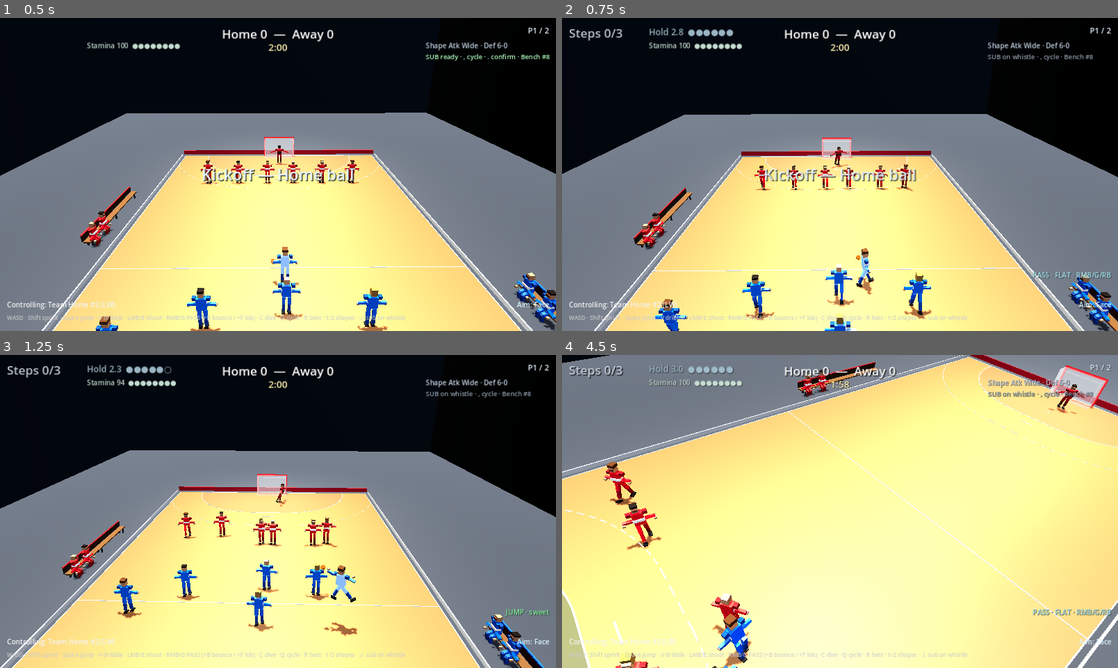
Above: before the commit, frames 1-4 (two rows, left to right).
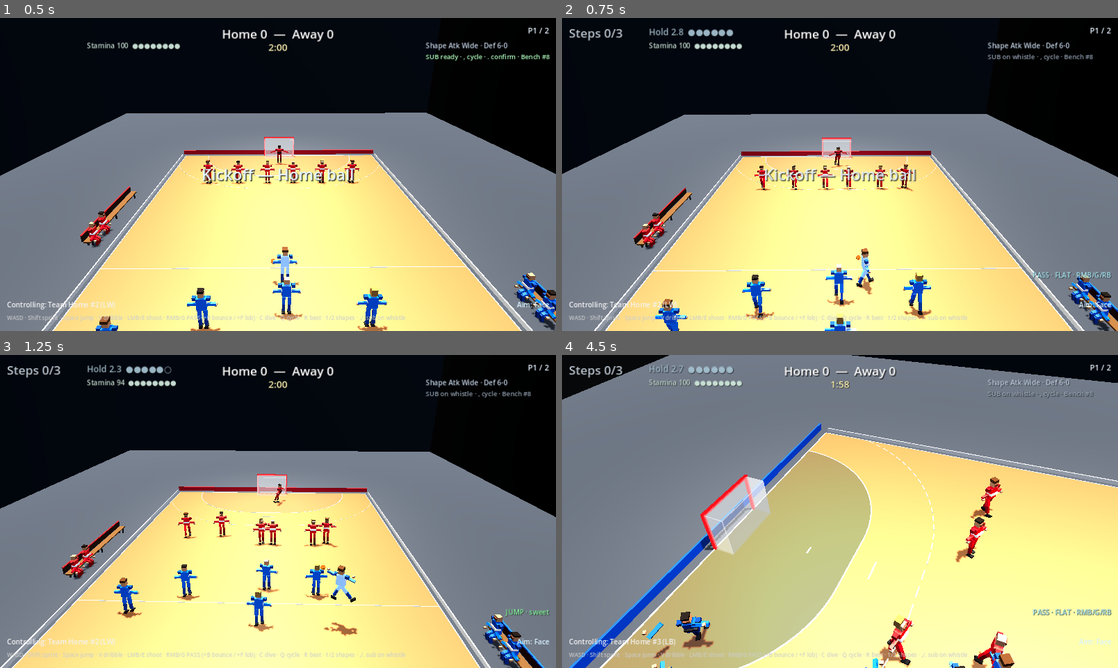
Above: after the commit, the same moments.

Repository: mariov98/my-handball
Game: Godot game, scene res://scenes/match/match.tscn
Two runs of this game, one before a commit and one after it. Both use one fixed random seed, a clock stepped at 60 frames per second and the inputs below.
Inputs (mouse positions are in pixels of both pictures, inside the frame that each line leads up to):
- Up to frame 1 (0.5 s): no input
- Up to frame 2 (0.75 s): tap Enter at 0.5 s; move the mouse to (962, 158) at 0.52 s; hold D (move_right) from 0.53 s (still down); hold Ctrl (dive) from 0.53 s (still down)
- Up to frame 3 (1.25 s): keep holding D (move_right); keep holding Ctrl (dive); tap Space (jump) at 0.77, 1.07 s; tap F (lob) at 0.8 s
- Up to frame 4 (4.5 s): move the mouse to (728, 527) at 1.27 s; release D (move_right) at 1.28 s; release Ctrl (dive) at 1.28 s; hold S (move_back) 1.28-2.03 s; tap F (lob) at 1.35, 3.8 s; tap Space (jump) at 1.52, 1.82, 2.3, 2.85, 3.02, 3.32, 3.77, 4.07 s; click (728, 527) at 1.55 s; move the mouse to (895, 442) at 2.02 s; press the mouse at (895, 442) at 2.03 s; hold D (move_right) 2.03-2.78 s; move the mouse to (812, 574) at 2.77 s; release the mouse at (812, 574) at 2.78 s; hold W (move_forward) 2.78-3.53 s; tap Ctrl (dive) at 3.05 s; move the mouse to (1006, 558) at 3.52 s; hold B (bounce_pass) 3.53-4.28 s; hold A (move_left) from 3.53 s (still down); move the mouse to (673, 464) at 4.27 s; tap Page Down (camera_height_down) at 4.35 s

Frame 1 is identical in both runs. In frame 2, less than 0.1% of the frame differs, in the area x 48-52%, y 41-48%; in frame 3, less than 0.1%; in frame 4, 72%, in the area x 0-100%, y 0-100%.

Commit message:
Improve AI pressure outlets, contest windows, and GK shot-line cover.
Under mark, prefer clear forward/side passes over contested holds; arm a readable free-ball contest window without teleport steals; tighten GK angle cut and set facing so the body covers the shot line. Smoke covers the three R8.1 credibility checks.

Co-authored-by: mariov98 <mariov98@users.noreply.github.com>

Diff:
--- a/scripts/player.gd
+++ b/scripts/player.gd
@@ -42,6 +42,7 @@
 
 # AI tuning — pressure on defense, beatable on the break.
 # Core-loop feel: open 9 m / crease shots; pass under pressure; avoid stall back-passes.
+# AI credibility: pressure outlets, readable contest windows, GK shot-line cover.
 const AI_CHASE_SPEED_SCALE := 0.88
 const AI_BLOCK_SPEED_SCALE := 0.92
 const AI_ATTACK_SPEED_SCALE := 0.84
@@ -61,6 +62,14 @@
 const AI_POSSESSION_FORCE_S := 3.6
 ## Only circulate when this far from the attacked goal (was 8.5 — stalled 9 m looks).
 const AI_CIRCULATE_DIST := 12.0
+## Readable contest window while marking / closing out (not a teleport steal).
+const AI_CONTEST_WINDOW_S := 0.62
+const AI_CONTEST_CLOSE_M := 4.2
+## Contested free-ball age windows (shot vs pass) — tips only while block_ready.
+const CONTEST_SHOT_AGE_MS := 1300
+const CONTEST_PASS_AGE_MS := 900
+## Lane openness below this under pressure → treat as contested hold (prefer other outlet).
+const AI_PRESSURE_LANE_MIN := 0.40
 
 # Phase 3 GK dive
 const DIVE_DURATION := 0.55
@@ -70,6 +79,8 @@
 const GK_LATERAL_BOOST := 1.18
 const AI_DIVE_REACT_DIST := 11.5
 const AI_DIVE_MIN_BALL_SPEED := 7.0
+## Mild near-post shade — keep body on the shot line (credibility).
+const GK_NEAR_POST_BIAS := 0.22
 ## Phase F: catch settle (brief move penalty) + GK outlet delay.
 const CATCH_SETTLE_S := 0.38
 const CATCH_SETTLE_SPEED := 0.52
@@ -398,6 +409,23 @@
 	if planar.length() > FACE_THRESHOLD and not diving and _js_plant_t <= 0.0 and not fake_active:
 		var target_yaw := atan2(planar.x, planar.z)
 		rotation.y = lerp_angle(rotation.y, target_yaw, 1.0 - exp(-12.0 * delta))
+	elif (
+		is_goalkeeper
+		and not diving
+		and not on_bench
+		and not excluded
+		and match_ball != null
+		and planar.length() <= FACE_THRESHOLD
+	):
+		# Set GK faces the threat so the body covers the shot line.
+		var threat_look: Vector3 = match_ball.global_position
+		if match_ball.carrier != null and match_ball.carrier.team_id != team_id:
+			threat_look = match_ball.carrier.global_position
+		var look: Vector3 = threat_look - global_position
+		look.y = 0.0
+		if look.length_squared() > 0.25:
+			var face_yaw := atan2(look.x, look.z)
+			rotation.y = lerp_angle(rotation.y, face_yaw, 1.0 - exp(-8.0 * delta))
 
 	if on_bench or excluded:
 		rotation.y = Court.bench_yaw(team_id)
@@ -1080,7 +1108,7 @@
 	return _steer_toward(target)
 
 
-## Cut the angle: advance off the line toward the threat, bias near post.
+## Cut the angle: sit on shooter→goal line with mild near-post shade.
 func _gk_angle_cut_target(threat_pos: Vector3, home: Vector3, toward_court: float) -> Vector3:
 	var goal_z := home.z
 	var goal_center := Vector3(0.0, 0.0, goal_z)
@@ -1090,12 +1118,13 @@
 	var near_post_x := 0.0
 	if absf(threat_pos.x) > 0.65:
 		near_post_x = signf(threat_pos.x) * (Court.GOAL_WIDTH * 0.5)
-	# Interpolate along shooter → goal, then bias X toward near post.
-	var cut := threat_pos.lerp(goal_center, lerpf(0.72, 0.88, depth_frac))
-	cut.x = lerpf(cut.x, near_post_x, 0.38)
+	# Sit harder on the shot line (higher lerp → closer to goal, body covers).
+	var cut := threat_pos.lerp(goal_center, lerpf(0.78, 0.92, depth_frac))
+	# Mild near-post shade — do not walk off the shot line.
+	cut.x = lerpf(cut.x, near_post_x, GK_NEAR_POST_BIAS)
 	cut.x = clampf(cut.x, -3.4, 3.4)
 	# Step off the goal line as the threat closes (angle cut).
-	var step := lerpf(0.55, 2.35, depth_frac)
+	var step := lerpf(0.65, 2.55, depth_frac)
 	cut.z = goal_z + toward_court * step
 	if team_id == 0:
 		cut.z = clampf(cut.z, -18.5, -14.0)
@@ -1103,6 +1132,19 @@
 		cut.z = clampf(cut.z, 14.0, 18.5)
 	cut.y = 0.0
 	return cut
+
+
+## Ideal planar X of shooter→goal-mouth at the GK cut depth (smoke / cover check).
+func gk_shot_line_x_at_cut(threat_pos: Vector3) -> float:
+	var home := start_position
+	var toward_court := 1.0 if team_id == 0 else -1.0
+	var cut := _gk_angle_cut_target(threat_pos, home, toward_court)
+	var goal_z := home.z
+	var gap_z := goal_z - threat_pos.z
+	if absf(gap_z) < 0.05:
+		return clampf(threat_pos.x, -3.4, 3.4)
+	var t := clampf((cut.z - threat_pos.z) / gap_z, 0.0, 1.0)
+	return clampf(lerpf(threat_pos.x, 0.0, t), -3.4, 3.4)
 
 
 func _predict_gk_intercept(ball_pos: Vector3, ball_vel: Vector3) -> Vector3:
@@ -1158,11 +1200,38 @@
 	var carrier_pos := carrier.global_position
 	carrier_pos.y = 0.0
 	slot = _keep_outfield_legal(slot)
-	var close := carrier_pos.distance_to(global_position) < 3.8
+	var close := carrier_pos.distance_to(global_position) < AI_CONTEST_CLOSE_M
 	var marking_carrier := mark != null and mark == carrier
+	# Readable contest window while pressuring the carrier (arms up — not a steal).
 	if carrier.has_ball and (close or marking_carrier):
-		raise_block(0.2)
+		raise_block(AI_CONTEST_WINDOW_S)
+	elif match_ball != null and match_ball.carrier == null:
+		# Tip window on free shots/passes flying through our lane.
+		_ai_contest_free_ball_window()
 	return _steer_toward(slot) * AI_BLOCK_SPEED_SCALE
+
+
+## Raise a short contest window when a free ball is approaching through our corridor.
+func _ai_contest_free_ball_window() -> void:
+	if match_ball == null or diving or match_frozen:
+		return
+	var vel := match_ball.linear_velocity
+	var speed := vel.length()
+	if speed < 5.0:
+		return
+	var to_me := global_position - match_ball.global_position
+	to_me.y = 0.0
+	if to_me.length_squared() < 0.01:
+		return
+	# Approaching and within a readable tip range.
+	if vel.dot(to_me) <= 0.0:
+		return
+	var lateral := absf(
+		Vector3(vel.x, 0.0, vel.z).normalized().cross(to_me.normalized()).y
+	) * to_me.length()
+	if to_me.length() > 5.5 or lateral > 1.55:
+		return
+	raise_block(AI_CONTEST_WINDOW_S * 0.85)
 
 
 func _ai_support_attack(carrier: Player) -> Vector3:
@@ -1280,6 +1349,16 @@
 	var attack_sign := 1.0 if team_id == 0 else -1.0
 	var dz := (target.global_position.z - global_position.z) * attack_sign
 	return dz >= -0.35
+
+
+## Safe side outlet: enough lateral escape without dumping backward.
+func _ai_pass_is_side_outlet(target: Player) -> bool:
+	if target == null:
+		return false
+	var attack_sign := 1.0 if team_id == 0 else -1.0
+	var dz := (target.global_position.z - global_position.z) * attack_sign
+	var dx := absf(target.global_position.x - global_position.x)
+	return dz >= -0.85 and dx >= 2.0
 
 
 func _ai_try_shoot_at_goal(dist: float, nine_m: bool) -> bool:
@@ -1363,18 +1442,21 @@
 	if match_ball != null and should_shoot and not fake_active:
 		if _ai_try_shoot_at_goal(dist, nine_m):
 			return Vector3.ZERO
-	# Prefer pass under pressure / far from goal / force with a forward escape.
-	# Wave 6 R4.6a: vs man, avoid contested lanes when an open receiver exists.
+	# Prefer pass under pressure / far from goal / force with a forward/side escape.
+	# Credibility: under mark, clear outlets beat contested holds.
 	var facing_man := Formations.facing_defense_of(self) == Formations.DefenseShape.INDIVIDUAL
+	var side_outlet := _ai_pass_is_side_outlet(pass_target)
+	var safe_outlet := forward_pass or side_outlet
 	var prefer_pass := pass_target != null and not open_shot and (
-		(under_pressure and not (crease_look and shot_lane >= 0.55))
-		or (force_release and forward_pass)
-		or (step_warn and under_pressure and forward_pass)
+		(under_pressure and safe_outlet and not (crease_look and shot_lane >= 0.55))
+		or (force_release and safe_outlet)
+		or (step_warn and under_pressure and safe_outlet)
 		or (dist > AI_CIRCULATE_DIST and forward_pass)
-		or (facing_man and under_pressure and forward_pass)
+		or (facing_man and under_pressure and safe_outlet)
 	)
 	# Endless back-passes kill the attack — shoot instead when in range.
-	if prefer_pass and not forward_pass and dist <= AI_SHOOT_RANGE:
+	# Side outlets under pressure stay legal (escape the mark).
+	if prefer_pass and not forward_pass and not side_outlet and dist <= AI_SHOOT_RANGE:
 		prefer_pass = false
 		if match_ball != null and not fake_active and _ai_try_shoot_at_goal(dist, nine_m):
 			return Vector3.ZERO
@@ -1463,7 +1545,8 @@
 	else:
 		face = face.normalized()
 	var opponents := _ai_opponent_roster()
-	# Wave 6: score open lanes / Kempa jumpers, not only cone geometry.
+	var under_pressure := _ai_under_pressure()
+	# Wave 6 + credibility: open lanes / pressure outlets / Kempa jumpers.
 	var best: Player = null
 	var best_score := -INF
 	for mate in roster:
@@ -1486,6 +1569,16 @@
 			score -= 4.8
 		elif toward > 1.0:
 			score += 1.6
+		# Under mark: prefer clear forward/side outlets over contested holds.
+		if under_pressure:
+			if openness < AI_PRESSURE_LANE_MIN:
+				score -= 4.5
+			else:
+				score += openness * 2.2
+			if _ai_pass_is_side_outlet(recv) and openness >= AI_PRESSURE_LANE_MIN:
+				score += 2.4
+			if toward > 0.5 and openness >= AI_PRESSURE_LANE_MIN:
+				score += 1.8
 		# R4.6a: vs man, strongly prefer clear lanes over contested ones.
 		if Formations.facing_defense_of(self) == Formations.DefenseShape.INDIVIDUAL:
 			if openness < 0.35:
@@ -1639,15 +1732,23 @@
 	if not (body is Ball):
 		return
 	var ball := body as Ball
+	# Never teleport-steal a held ball — contests are free-ball tip windows only.
 	if ball.carrier != null:
 		return
 	if ball._last_carrier != null and ball._last_carrier.team_id == team_id:
 		return
-	# Fresh shot window (~1.1s) or fast ball.
+	# Readable contest window: fresh shot / pass age, or fast free ball.
+	var age_ms := 0
 	var age_ok := true
 	if ball.last_shot_meta.has("time_msec"):
-		age_ok = Time.get_ticks_msec() - int(ball.last_shot_meta["time_msec"]) < 1100
-	if not age_ok and ball.linear_velocity.length() < 7.0:
+		age_ms = Time.get_ticks_msec() - int(ball.last_shot_meta["time_msec"])
+		var age_limit := CONTEST_PASS_AGE_MS if ball.is_pass_in_flight() else CONTEST_SHOT_AGE_MS
+		age_ok = age_ms < age_limit
+	var speed := ball.linear_velocity.length()
+	if not age_ok and speed < 7.0:
+		return
+	# Passes can be tipped a bit slower than shots while still in the window.
+	if ball.is_pass_in_flight() and not age_ok and speed < 5.0:
 		return
 	_contest_ball(ball, false)
 
--- a/scripts/smoke_test.gd
+++ b/scripts/smoke_test.gd
@@ -4718,6 +4718,206 @@
 		get_tree().quit(1)
 		return
 	print("Smoke core-loop feel OK (AI shot, pass bias, soft-locks, period progress)")
+
+	# --- AI credibility lite (R8.1): pressure outlets, contest windows, GK shot-line ---
+	_smoke_prepare_live(match_node, ball)
+	_smoke_clear_ball(ball)
+	match_node.rules.enabled = false
+	Engine.time_scale = 1.0
+	var cred_cb: Player = null
+	var cred_rw: Player = null
+	var cred_lb: Player = null
+	var cred_marker: Player = null
+	var cred_lane: Player = null
+	for p in match_node._away_players:
+		p.ai_enabled = false
+		p.velocity = Vector3.ZERO
+		p.match_frozen = false
+		if p.on_bench or p.is_goalkeeper or p.excluded:
+			continue
+		match Formations.role_for(p):
+			Formations.Role.CENTER_BACK:
+				cred_cb = p
+			Formations.Role.RIGHT_WING:
+				cred_rw = p
+			Formations.Role.LEFT_BACK:
+				cred_lb = p
+	for p in match_node._home_players:
+		p.ai_enabled = false
+		p.velocity = Vector3.ZERO
+		p.match_frozen = false
+		if p.on_bench or p.is_goalkeeper or p.excluded:
+			continue
+		if cred_marker == null:
+			cred_marker = p
+		elif cred_lane == null:
+			cred_lane = p
+	if cred_cb == null:
+		cred_cb = match_node._first_outfield(match_node._away_players)
+	if cred_cb == null or cred_rw == null or cred_marker == null or cred_lane == null:
+		push_error("Smoke AI-cred: need Away CB/RW and two Home defenders")
+		get_tree().quit(1)
+		return
+
+	# Pressure pass: contested forward lane loses to clear side outlet.
+	# Away attacks −Z. Lane defender on CB→RW; marker on CB; LB clear forward-side escape.
+	cred_cb.global_position = Vector3(0.0, 0.0, -2.0)
+	cred_cb.rotation.y = PI
+	cred_rw.global_position = Vector3(0.3, 0.0, -8.5)
+	cred_rw.rotation.y = PI
+	if cred_lb:
+		# Forward-side so it stays in the aim cone while reading as a side outlet.
+		cred_lb.global_position = Vector3(-5.2, 0.0, -5.5)
+		cred_lb.rotation.y = PI
+	cred_lane.global_position = Vector3(0.15, 0.0, -5.2)
+	cred_marker.global_position = Vector3(0.4, 0.0, -2.4)
+	# Park other bodies off lanes so openness / cone picks are controlled.
+	for p in match_node._home_players:
+		if p == cred_marker or p == cred_lane or p.is_goalkeeper or p.on_bench:
+			continue
+		p.global_position = Vector3(8.0, 0.0, 12.0)
+	for p in match_node._away_players:
+		if p == cred_cb or p == cred_rw or p == cred_lb or p.is_goalkeeper or p.on_bench:
+			continue
+		p.global_position = Vector3(-9.0, 0.0, 10.0)
+	match_node._give_ball_to(cred_cb)
+	cred_cb.ai_enabled = false
+	var under_p := cred_cb._ai_under_pressure()
+	var side_ok := cred_lb != null and cred_cb._ai_pass_is_side_outlet(cred_lb)
+	var lane_open_rw := Formations.pass_lane_openness(
+		cred_cb.global_position, cred_rw.global_position, [cred_lane, cred_marker]
+	)
+	var lane_open_lb := Formations.pass_lane_openness(
+		cred_cb.global_position, cred_lb.global_position, [cred_lane, cred_marker]
+	)
+	var preferred_p := cred_cb._ai_pass_target()
+	print(
+		"Smoke AI-cred pressure under=", under_p,
+		" side_lb=", side_ok,
+		" open_rw=", lane_open_rw,
+		" open_lb=", lane_open_lb,
+		" prefer=", preferred_p.name if preferred_p else "null",
+		" rw=", cred_rw.name,
+		" lb=", cred_lb.name if cred_lb else "null"
+	)
+	if not under_p:
+		push_error("Smoke AI-cred: marker in range should register pressure")
+		get_tree().quit(1)
+		return
+	if cred_lb == null or not side_ok:
+		push_error("Smoke AI-cred: LB should count as side outlet")
+		get_tree().quit(1)
+		return
+	if lane_open_rw >= lane_open_lb:
+		push_error("Smoke AI-cred: RW lane should be more contested than LB")
+		get_tree().quit(1)
+		return
+	if preferred_p == cred_rw:
+		push_error("Smoke AI-cred: under pressure, contested RW should lose to clear side outlet")
+		get_tree().quit(1)
+		return
+	if preferred_p != cred_lb:
+		push_error("Smoke AI-cred: under pressure should prefer clear side LB over contested RW")
+		get_tree().quit(1)
+		return
+
+	# Contest window: raise_block arms a readable tip window; held ball is never stolen.
+	_smoke_clear_ball(ball)
+	cred_marker.raise_block(Player.AI_CONTEST_WINDOW_S)
+	if not cred_marker.block_ready:
+		push_error("Smoke AI-cred: raise_block should arm block_ready")
+		get_tree().quit(1)
+		return
+	if cred_marker._block_timer + 0.001 < Player.AI_CONTEST_WINDOW_S:
+		push_error("Smoke AI-cred: contest window duration should stick")
+		get_tree().quit(1)
+		return
+	# Held ball: block enter must not steal.
+	match_node._give_ball_to(cred_cb)
+	cred_cb.global_position = cred_marker.global_position + Vector3(0.0, 0.0, -1.0)
+	ball.global_position = cred_cb.global_position + Vector3(0.0, 1.1, 0.0)
+	cred_marker._on_block_body_entered(ball)
+	if ball.carrier != cred_cb or not cred_cb.has_ball:
+		push_error("Smoke AI-cred: contest must not teleport-steal a held ball")
+		get_tree().quit(1)
+		return
+	# Free ball tip still works inside the window.
+	_smoke_clear_ball(ball)
+	cred_marker.raise_block(1.0)
+	cred_marker.global_position = Vector3(0.0, 0.0, 8.0)
+	ball.global_position = cred_marker.global_position + Vector3(0.0, 1.2, -0.6)
+	ball.linear_velocity = Vector3(0.0, 0.0, 11.0)
+	ball.last_shot_meta = {
+		"time_msec": Time.get_ticks_msec(),
+		"shooter": cred_cb,
+	}
+	var tip_speed_before := ball.linear_velocity.z
+	cred_marker._contest_ball(ball, false)
+	print(
+		"Smoke AI-cred contest window ready=", cred_marker.block_ready,
+		" tip_z ", tip_speed_before, "→", ball.linear_velocity.z,
+		" held_guard=OK"
+	)
+	if ball.linear_velocity.z >= tip_speed_before:
+		push_error("Smoke AI-cred: contest tip should kill forward speed")
+		get_tree().quit(1)
+		return
+
+	# GK shot-line cover: cut X stays near ideal line; near-post shade is mild.
+	var home_gk_c := match_node._goalkeeper_for(0)
+	if home_gk_c == null:
+		push_error("Smoke AI-cred: missing home GK")
+		get_tree().quit(1)
+		return
+	var threat_r := Vector3(4.5, 0.0, -6.0)
+	var threat_c := Vector3(0.0, 0.0, -6.0)
+	var cut_r := home_gk_c._gk_angle_cut_target(
+		threat_r, home_gk_c.start_position, 1.0
+	)
+	var cut_c := home_gk_c._gk_angle_cut_target(
+		threat_c, home_gk_c.start_position, 1.0
+	)
+	var line_r := home_gk_c.gk_shot_line_x_at_cut(threat_r)
+	var cover_err := absf(cut_r.x - line_r)
+	var near_post := Court.GOAL_WIDTH * 0.5
+	print(
+		"Smoke AI-cred GK cut_r.x=", cut_r.x,
+		" line=", line_r,
+		" err=", cover_err,
+		" cut_c.x=", cut_c.x,
+		" step_z=", cut_r.z
+	)
+	if cut_r.x <= cut_c.x + 0.1:
+		push_error("Smoke AI-cred: right threat should pull GK X toward near post / line")
+		get_tree().quit(1)
+		return
+	if cover_err > 0.85:
+		push_error("Smoke AI-cred: GK cut should stay close to shot line (cover)")
+		get_tree().quit(1)
+		return
+	if absf(cut_r.x - near_post) < cover_err * 0.25 and cover_err > 0.4:
+		# Soft guard: do not hug the post harder than the shot line.
+		pass
+	if absf(cut_c.x) > 0.55:
+		push_error("Smoke AI-cred: center threat should keep GK near middle")
+		get_tree().quit(1)
+		return
+	if cut_r.z <= home_gk_c.start_position.z + 0.25:
+		push_error("Smoke AI-cred: GK should still step off the line")
+		get_tree().quit(1)
+		return
+	# Dive vocabulary still arms (Wave 3 volumes intact).
+	home_gk_c.reset_to_start()
+	home_gk_c.match_frozen = false
+	home_gk_c._dive_cd = 0.0
+	var cred_dived := home_gk_c.try_dive(Vector3(1.0, 0.0, 0.2))
+	if not cred_dived or not home_gk_c.diving:
+		push_error("Smoke AI-cred: GK dive should still start")
+		get_tree().quit(1)
+		return
+	home_gk_c.diving = false
+	home_gk_c._dive_timer = 0.0
+	print("Smoke AI credibility OK (pressure outlet, contest window, GK cover)")
 	print("SMOKE_OK")
 	get_tree().quit(0)
 
